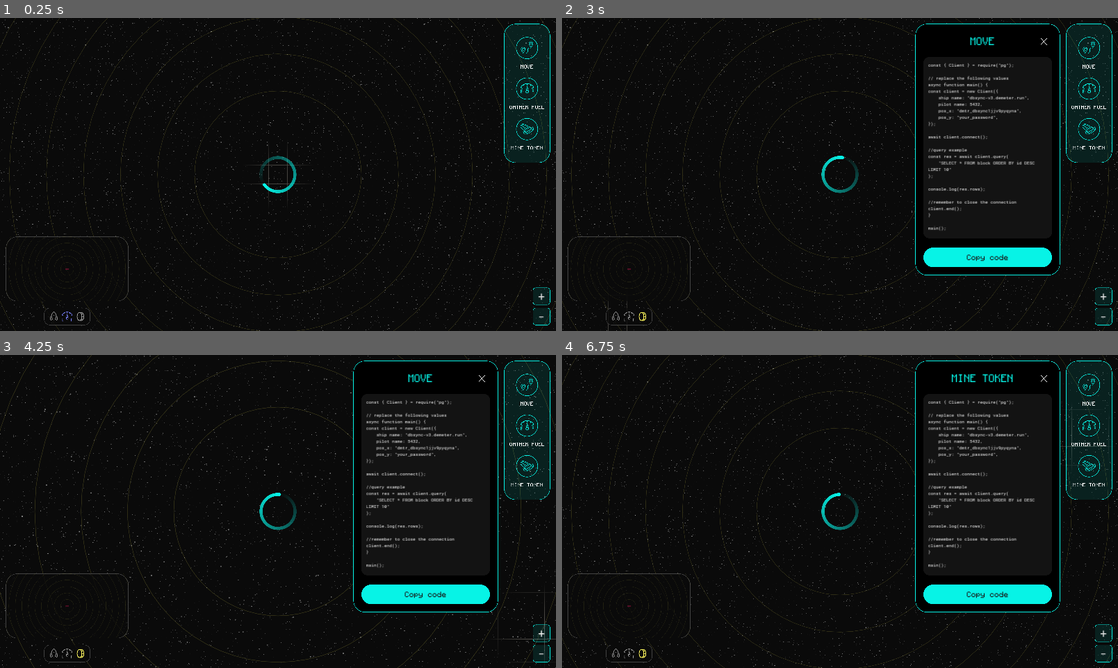
Above: before the commit, frames 1-4 (two rows, left to right).
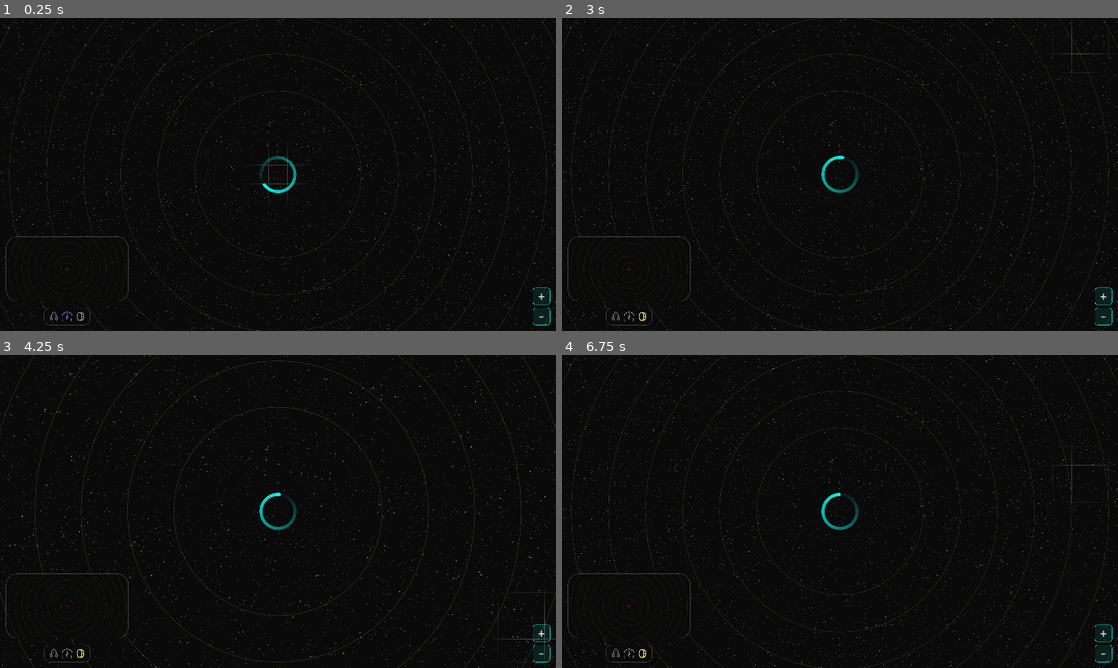
Above: after the commit, the same moments.

Repository: txpipe/asteria
Game: Godot game, scene res://scenes/main.tscn
Two runs of this game, one before a commit and one after it. Both use one fixed random seed, a clock stepped at 60 frames per second and the inputs below.
Inputs (mouse positions are in pixels of both pictures, inside the frame that each line leads up to):
- Up to frame 1 (0.25 s): no input
- Up to frame 2 (3 s): click (617, 315) at 0.5 s; click (628, 315) at 1.25 s; click (639, 315) at 2 s; click (1090, 52) at 2.77 s
- Up to frame 3 (4.25 s): click "+" at 3.5 s
- Up to frame 4 (6.75 s): click (990, 592) at 4.25 s, where only the run before the commit has a clickable "Copy code"; click "-" at 5 s; click (1090, 430) at 5.77 s; click (1090, 470) at 6.52 s

The runs differ from the first frame. In frame 1, 0.4% of the frame differs, in the area x 90-99%, y 1-47%; in frame 2, 4.0%; in frame 3, 3.9%; in frame 4, 4.1%, in the area x 63-99%, y 1-83%.
Error in both runs: Cannot call method 'get_as_text' on a null value. (res://scripts/main.gd:47)

Commit message:
Hide sidebar

Diff:
--- a/godot-visualizer/scenes/main.tscn
+++ b/godot-visualizer/scenes/main.tscn
@@ -248,6 +248,7 @@
 alignment = 2
 
 [node name="MarginContainerTop" type="MarginContainer" parent="GUICanvasLayer/HBoxContainer/VBoxContainerEnd"]
+visible = false
 layout_mode = 2
 size_flags_vertical = 3
 theme_override_constants/margin_left = 40
--- a/godot-visualizer/scripts/ship.gd
+++ b/godot-visualizer/scripts/ship.gd
@@ -8,7 +8,7 @@
 
 static func new_ship(data: Global.ShipData) -> Ship:
 	var ship: Ship = scene.instantiate()
-	ship.animation = str(int(data.shipTokenName) % 7)
+	ship.animation = str(data.id.unicode_at(data.id.length()-3) % 7)
 	return ship
 
 
Not shown, changed: frontend/src/components/NavBar.tsx
